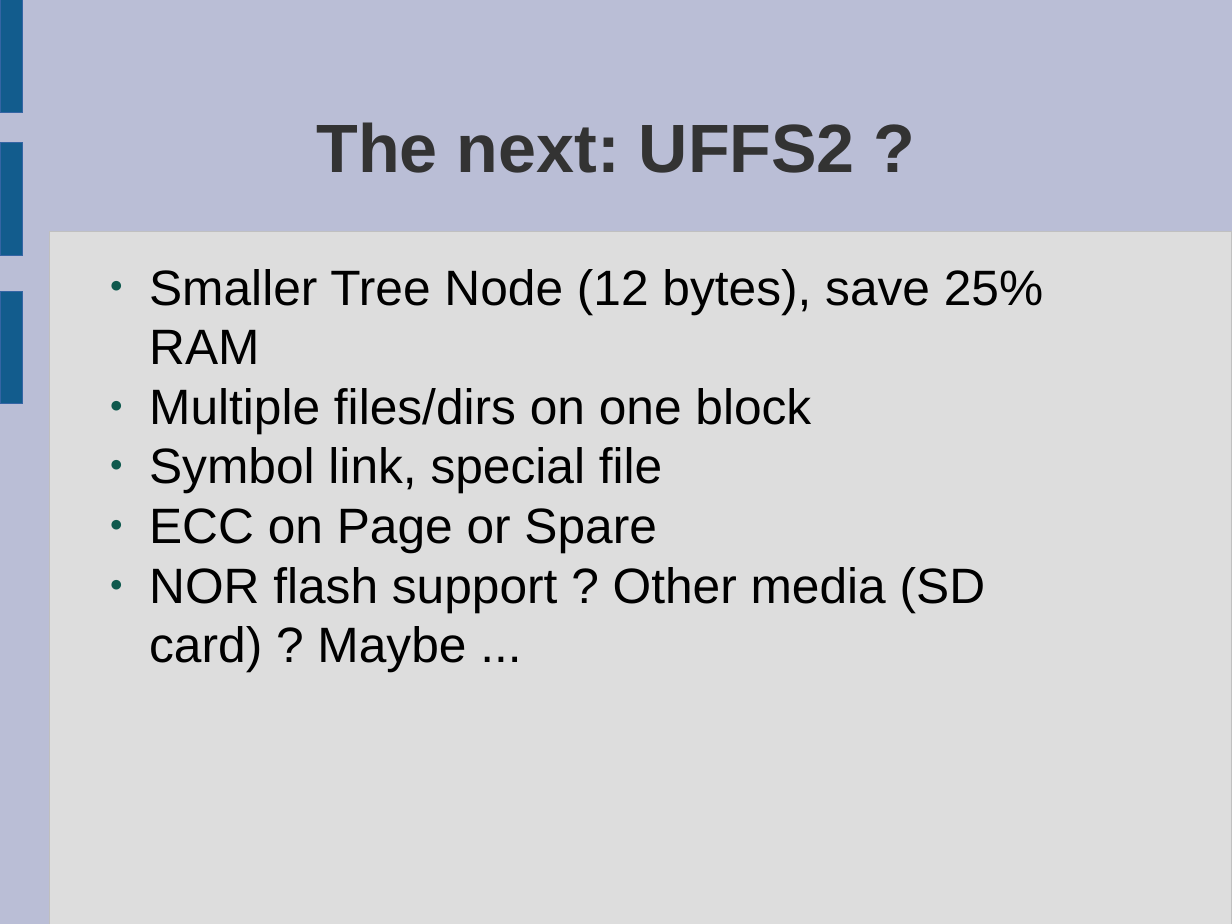
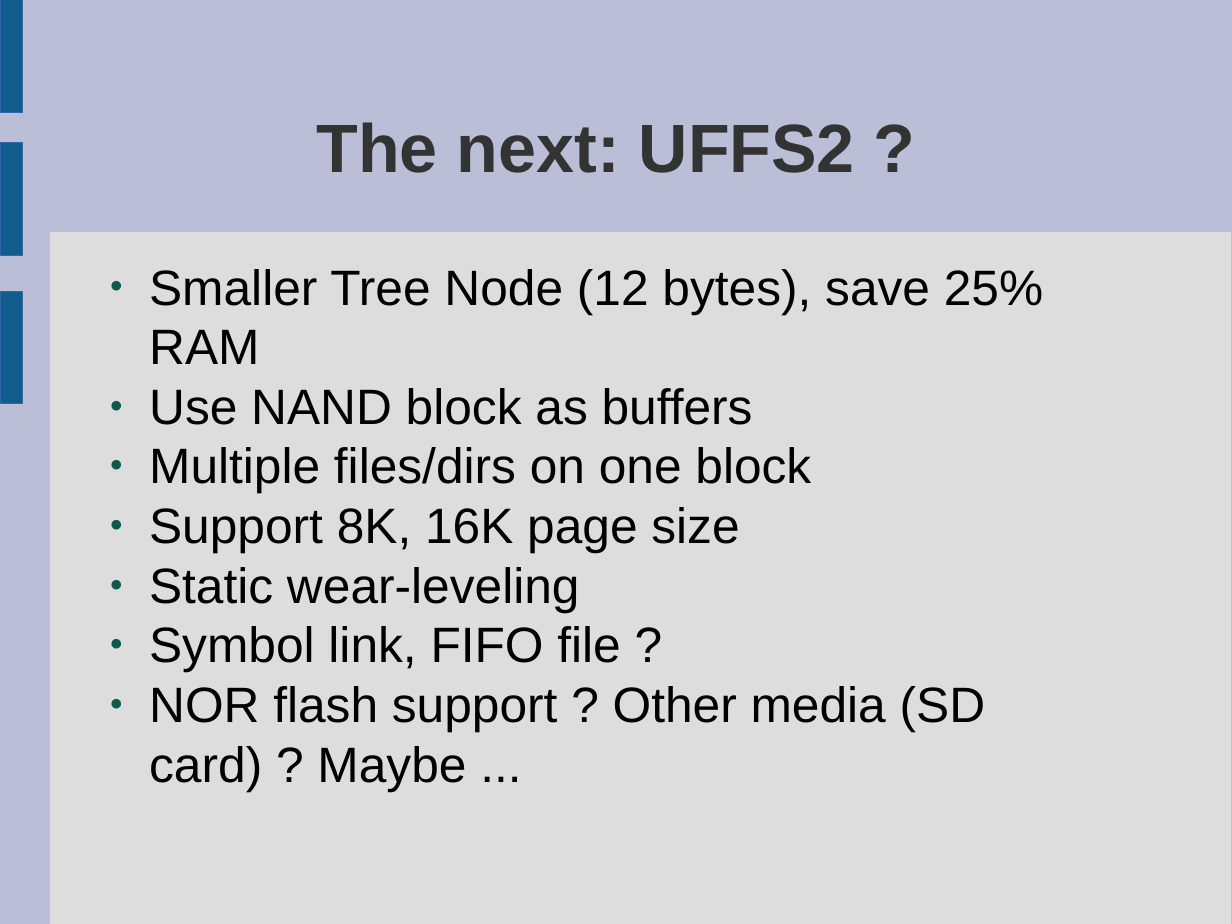
Before and after one commit to rickyzheng/uffs, a slide deck: slide 28 of doc/Understanding UFFS.odp. Drawn at 1232x924 pixels with LibreOffice and Linux fonts; fonts in the diff are those of the drawing. Boxes give left, top, right and bottom in pixels: in the first picture for what was removed or moved away, otherwise in the second. Text is boxed around its words. In the diff, an @@ line names an element or a change of style, - is before the commit and + after.

```diff
--- a/doc/Understanding UFFS.odp
+++ b/doc/Understanding UFFS.odp
@@ text at box(149, 388, 753, 425): paragraph added @@
+● Use NAND block as buffers
@@ text at box(149, 507, 739, 672): text changed @@
-● Symbol link, special file
-● ECC on Page or Spare
+● Support 8K, 16K page size
+● Static wear-leveling
+● Symbol link, FIFO file ?
```
Also in this commit, not shown: 12 other slides changed, 1 other file.
